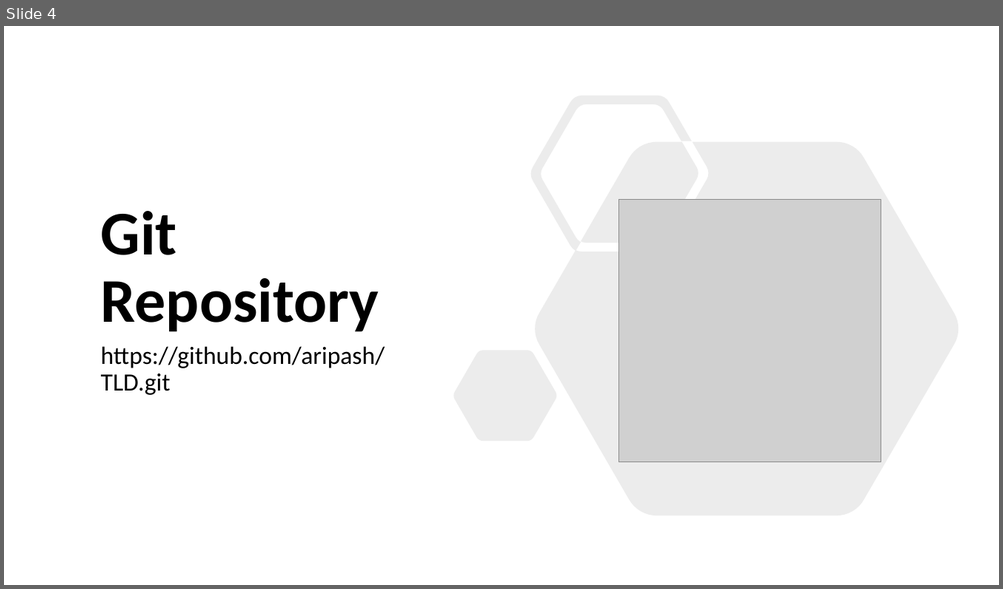
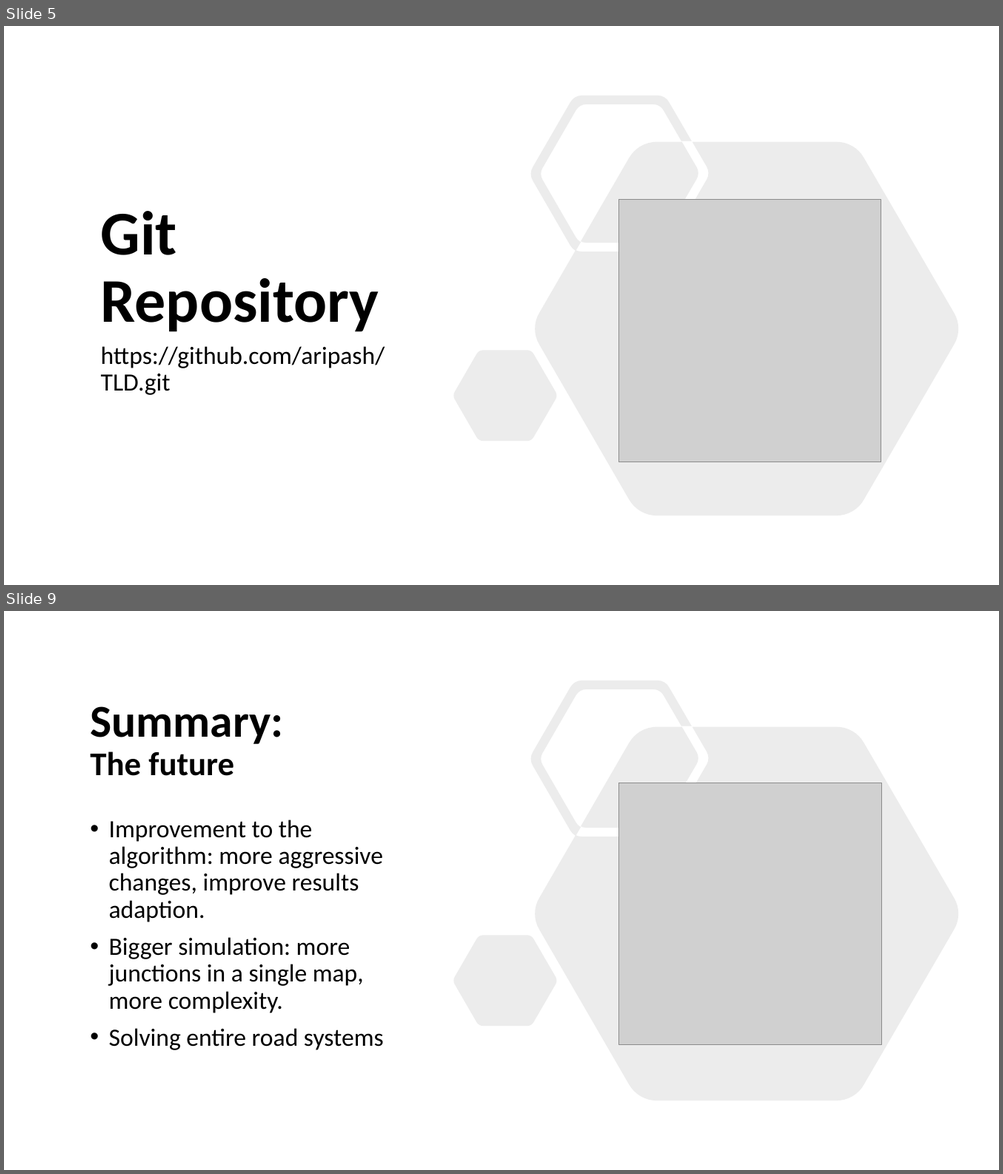
Before and after one commit to aripash/TLD, a slide deck: Presentation.pptx. Shown one above the other, each under a label of ours: slide 4 before the commit, slides 5 and 9 after it; the slides between them are not shown. The pictures are 1003x589 and 1003x1174 pixels, drawn with LibreOffice and Linux fonts; fonts in the diff are those of the drawing; grey boxes stand for pictures. Boxes give left, top, right and bottom in pixels: in the first picture for what was removed or moved away, otherwise in the second. Text is boxed around its words. In the diff, an @@ line names an element or a change of style, - is before the commit and + after.

```diff
--- a/Presentation.pptx
+++ b/Presentation.pptx
@@ slide 9 added at (x1=4, y1=611, x2=999, y2=1170), background #FFFFFF @@
@@ freeform shape added at (x1=454, y1=681, x2=959, y2=1101), fill #808080 at 15% opacity @@
@@ title added at (x1=90, y1=706, x2=283, y2=776), 32 pt, text #000000, bold @@
+Summary:
+The future
@@ picture added at (x1=619, y1=783, x2=882, y2=1045) @@
@@ text added at (x1=109, y1=820, x2=384, y2=1051), 24 pt, text #000000 @@
+• Improvement to the algorithm: more aggressive changes, improve results adaption.
+• Bigger simulation: more junctions in a single map, more complexity.
+• Solving entire road systems
@@ what was slide 4 is now slide 5 @@
```
Also in this commit, not shown: 4 other slides added, 4 other files.
